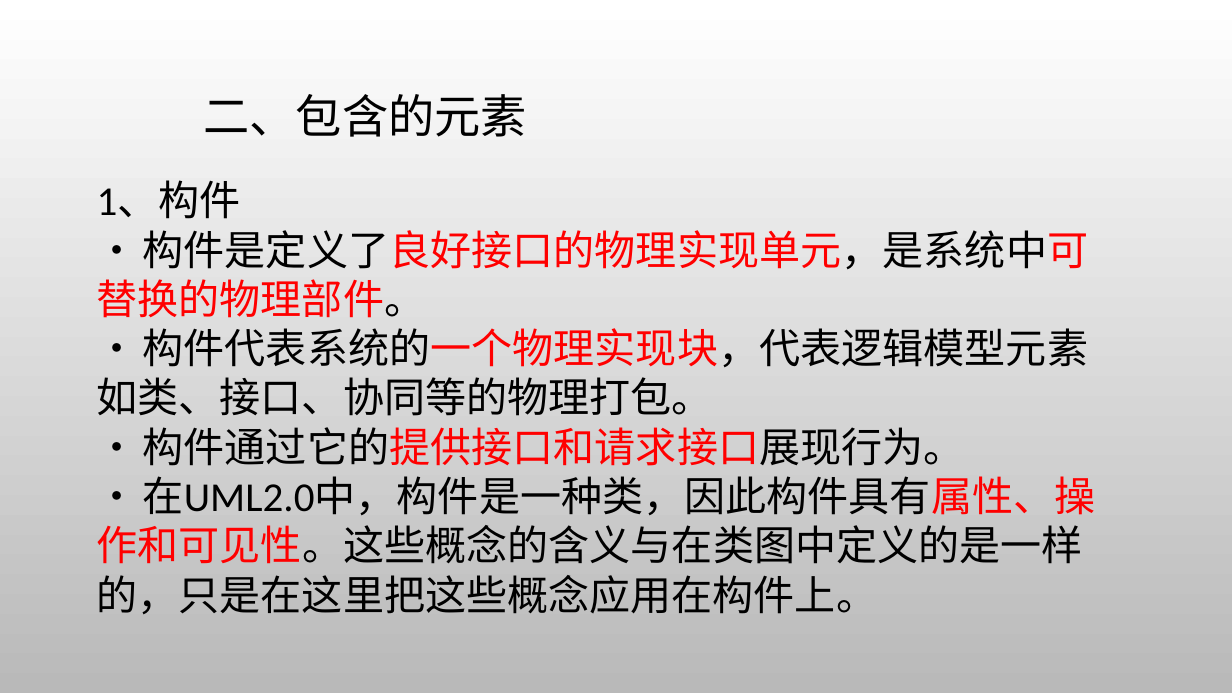
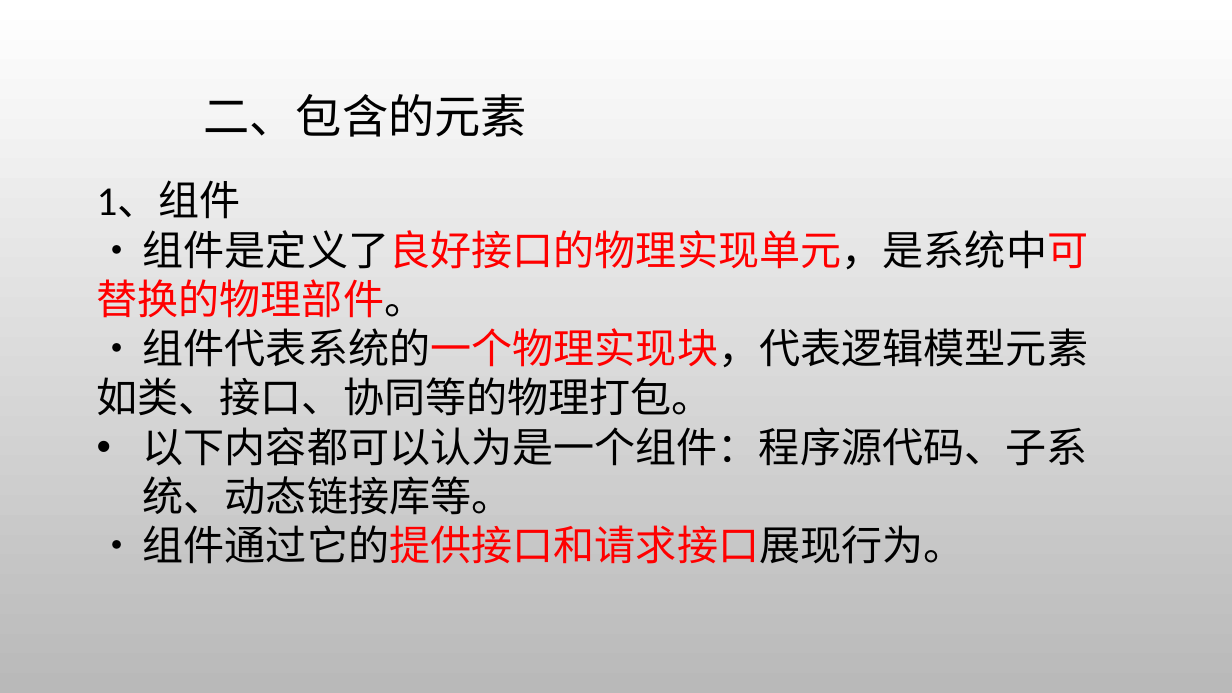
Before and after one commit to wyrda6/PRD2018-G17, a slide deck: slide 14 of 非受控文档/翻转课堂/UML基础3.pptx. Drawn at 1232x693 pixels with LibreOffice and Linux fonts; fonts in the diff are those of the drawing; background and template pictures are left out. Boxes give left, top, right and bottom in pixels: in the first picture for what was removed or moved away, otherwise in the second. Text is boxed around its words. In the diff, an @@ line names an element or a change of style, - is before the commit and + after.

```diff
--- a/非受控文档/翻转课堂/UML基础3.pptx
+++ b/非受控文档/翻转课堂/UML基础3.pptx
@@ text at (x1=97, y1=182, x2=1089, y2=564): text changed @@
-1、构件
-• 构件是定义了良好接口的物理实现单元，是系统中可替换的物理部件。
-• 构件代表系统的一个物理实现块，代表逻辑模型元素如类、接口、协同等的物理打包。
-• 构件通过它的提供接口和请求接口展现行为。
-• 在UML2.0中，构件是一种类，因此构件具有属性、操作和可见性。这些概念的含义与在类图中定义的是一样的，只是在这里把这些概念应用在构件上。
+1、组件
+• 组件是定义了良好接口的物理实现单元，是系统中可替换的物理部件。
+• 组件代表系统的一个物理实现块，代表逻辑模型元素如类、接口、协同等的物理打包。
+• 以下内容都可以认为是一个组件：程序源代码、子系统、动态链接库等。
+• 组件通过它的提供接口和请求接口展现行为。
```
Also in this commit, not shown: 24 other slides changed, 7 slides added, 13 slides removed.
